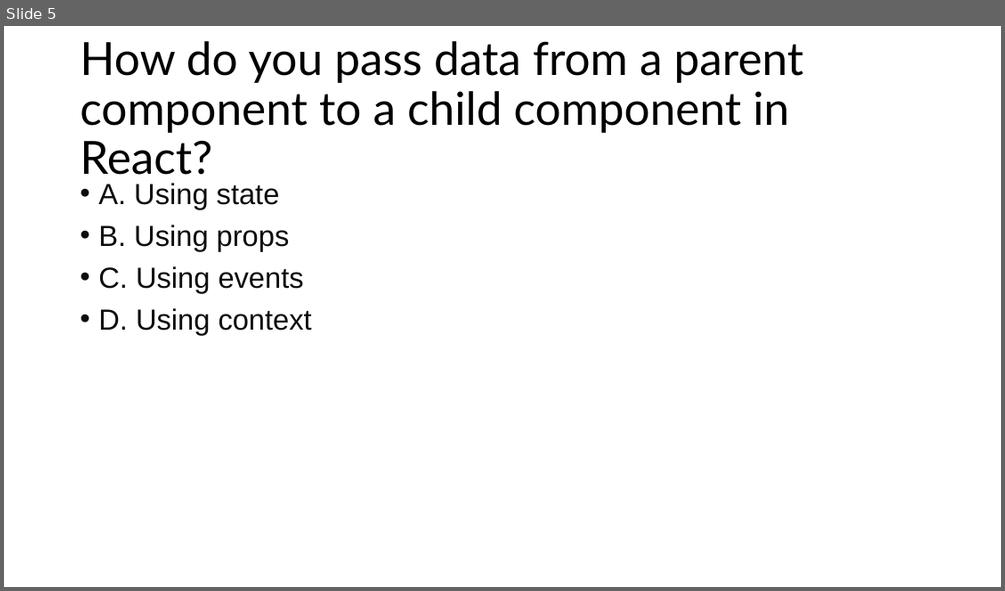
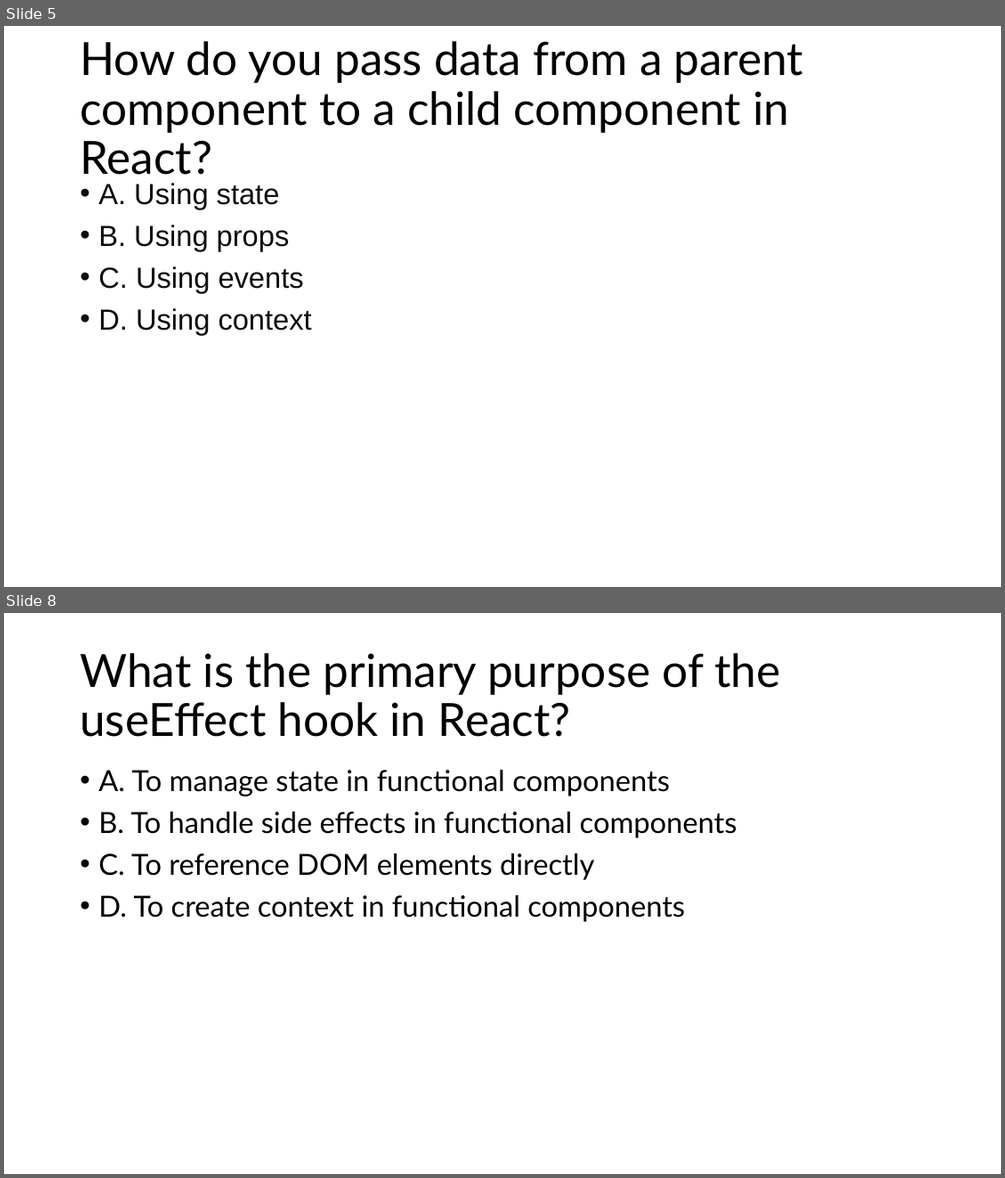
Before and after one commit to aniljos/FS-May-2024, a slide deck: Presentation/MCQ's.pptx. Shown one above the other, each under a label of ours: slide 5 before the commit, slides 5 and 8 after it; the slides between them are not shown. The pictures are 1005x591 and 1005x1178 pixels, drawn with LibreOffice and Linux fonts; fonts in the diff are those of the drawing. Boxes give left, top, right and bottom in pixels: in the first picture for what was removed or moved away, otherwise in the second. Text is boxed around its words. In the diff, an @@ line names an element or a change of style, - is before the commit and + after.

```diff
--- a/Presentation/MCQ's.pptx
+++ b/Presentation/MCQ's.pptx
@@ slide 8 added at (4, 613, 1001, 1174), background #FFFFFF @@
@@ title added at (80, 653, 780, 737), 44 pt, text #000000 @@
+What is the primary purpose of the useEffect hook in React?
@@ text added at (98, 770, 737, 922), 28 pt, text #000000 @@
+• A. To manage state in functional components
+• B. To handle side effects in functional components
+• C. To reference DOM elements directly
+• D. To create context in functional components
```
Also in this commit, not shown: 9 other slides added, 1 slide removed, 17 other files.
